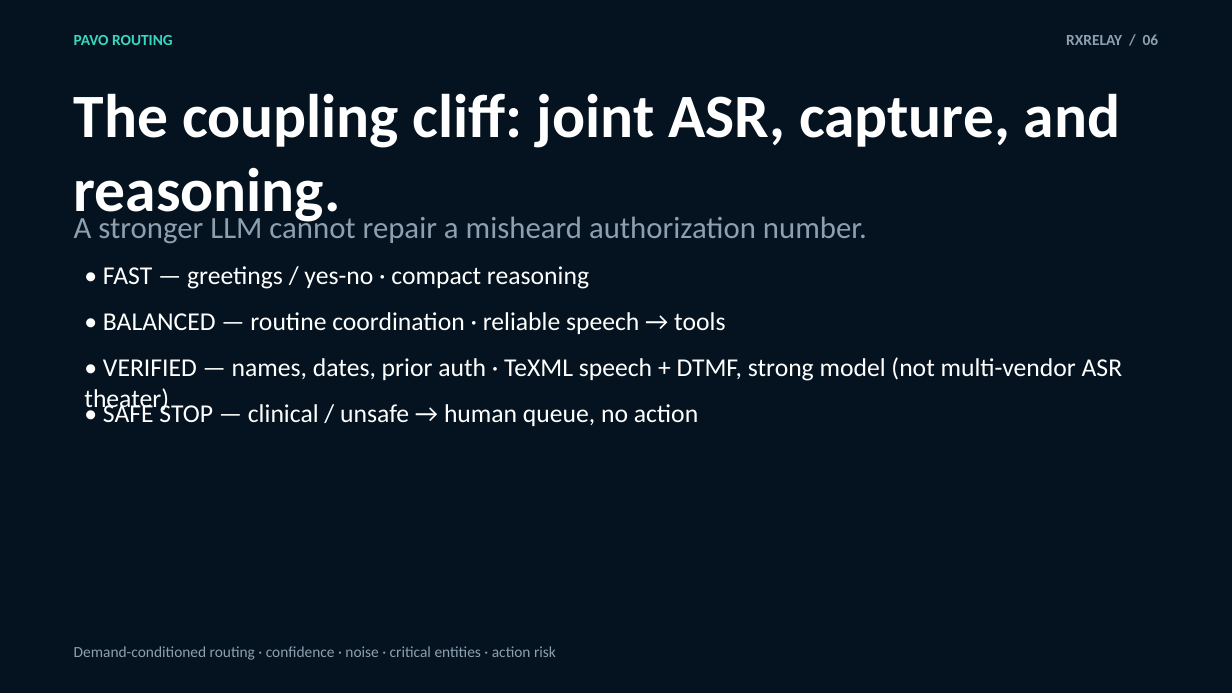
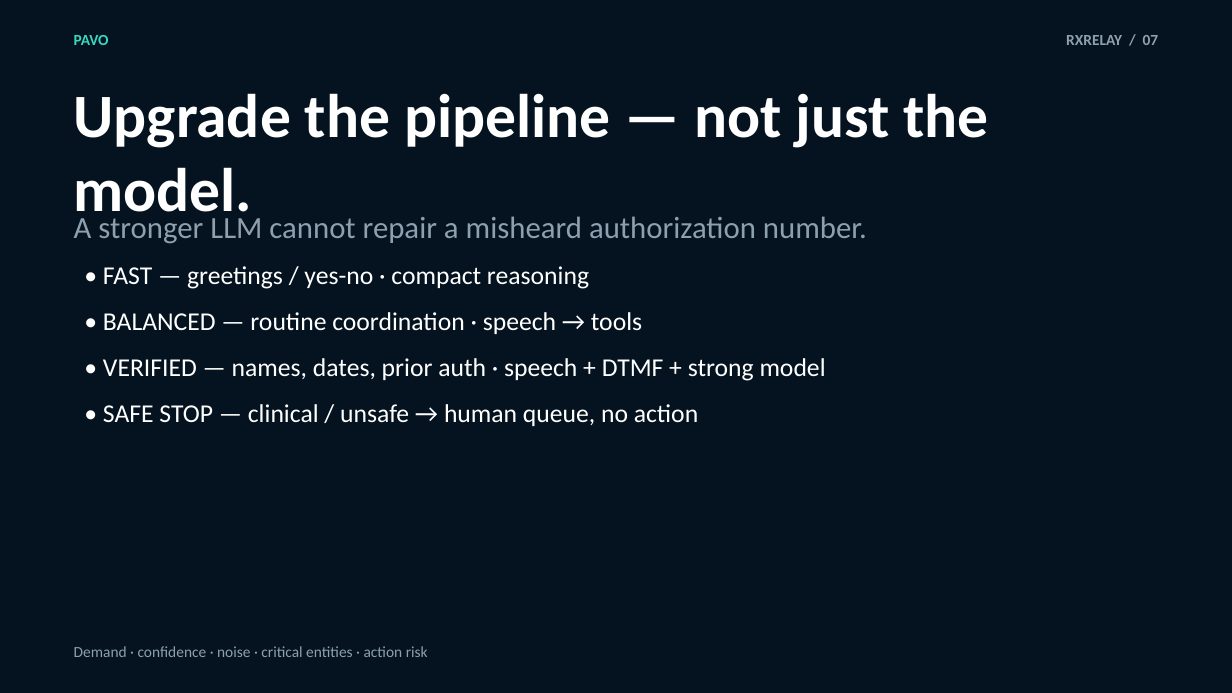
Before and after one commit to vnmoorthy/rxrelay, a slide deck: slide 7 of deck/output/RxRelay_Hackathon_Pitch.pptx (slide 6 before the commit). Drawn at 1232x693 pixels with LibreOffice and Linux fonts; fonts in the diff are those of the drawing. Boxes give left, top, right and bottom in pixels: in the first picture for what was removed or moved away, otherwise in the second. Text is boxed around its words. In the diff, an @@ line names an element or a change of style, - is before the commit and + after.

```diff
--- a/deck/output/RxRelay_Hackathon_Pitch.pptx
+++ b/deck/output/RxRelay_Hackathon_Pitch.pptx
@@ text at (x1=74, y1=35, x2=109, y2=45): text changed @@
-PAVO ROUTING
+PAVO
@@ text at (x1=1066, y1=35, x2=1159, y2=45): text changed @@
-RXRELAY / 06
+RXRELAY / 07
@@ text at (x1=74, y1=93, x2=988, y2=226): text changed @@
-The coupling cliff: joint ASR, capture, and reasoning.
+Upgrade the pipeline — not just the model.
@@ text at (x1=103, y1=312, x2=642, y2=334): text changed @@
-• BALANCED — routine coordination · reliable speech → tools
+• BALANCED — routine coordination · speech → tools
@@ text at (x1=103, y1=358, x2=826, y2=381): text changed @@
-• VERIFIED — names, dates, prior auth · TeXML speech + DTMF, strong model (not multi-vendor ASR theater)
+• VERIFIED — names, dates, prior auth · speech + DTMF + strong model
@@ text at (x1=74, y1=646, x2=428, y2=657): text changed @@
-Demand-conditioned routing · confidence · noise · critical entities · action risk
+Demand · confidence · noise · critical entities · action risk
```
Also in this commit, not shown: 11 other slides changed, 1 slide added, 1 slide removed, 7 other files.
